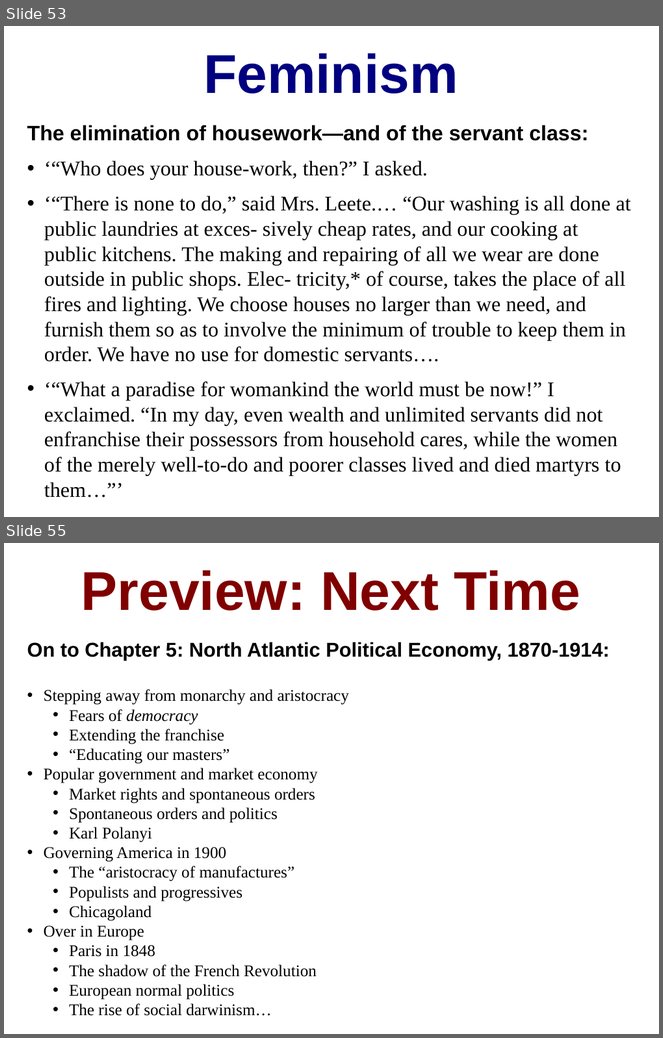
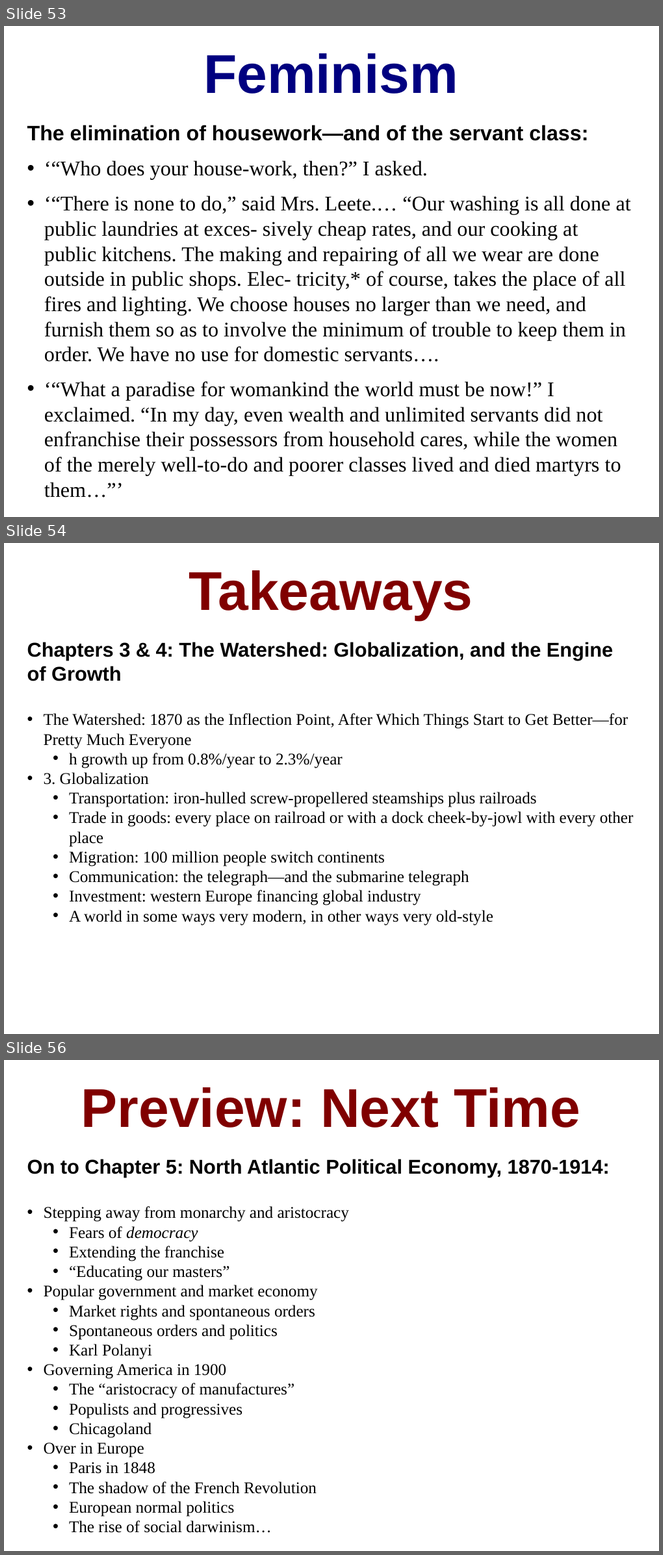
Before and after one commit to DavidLJ/public-files, a slide deck: econ-115-lecture-2.pptx. Shown one above the other, each under a label of ours: slides 53 and 55 before the commit, slides 53, 54 and 56 after it; the slides between them are not shown. The pictures are 663x1038 and 663x1555 pixels, drawn with LibreOffice and Linux fonts; fonts in the diff are those of the drawing. Boxes give left, top, right and bottom in pixels: in the first picture for what was removed or moved away, otherwise in the second. Text is boxed around its words. In the diff, an @@ line names an element or a change of style, - is before the commit and + after.

```diff
--- a/econ-115-lecture-2.pptx
+++ b/econ-115-lecture-2.pptx
@@ slide 54 added at (x1=4, y1=543, x2=659, y2=1034), background #FFFFFF @@
@@ title added at (x1=189, y1=570, x2=473, y2=620), 60 pt, text #800000, bold @@
+Takeaways
@@ text added at (x1=27, y1=642, x2=634, y2=926), 18 pt, text #000000 @@
+Chapters 3 & 4: The Watershed: Globalization, and the Engine of Growth
+• The Watershed: 1870 as the Inflection Point, After Which Things Start to Get Better—for Pretty Much Everyone
+  • h growth up from 0.8%/year to 2.3%/year
+• 3. Globalization
+  • Transportation: iron-hulled screw-propellered steamships plus railroads
+  • Trade in goods: every place on railroad or with a dock cheek-by-jowl with every other place
+  • Migration: 100 million people switch continents
+  • Communication: the telegraph—and the submarine telegraph
+  • Investment: western Europe financing global industry
+  • A world in some ways very modern, in other ways very old-style
@@ what was slide 55 is now slide 56 @@
```
Also in this commit, not shown: 1 slide changed.
